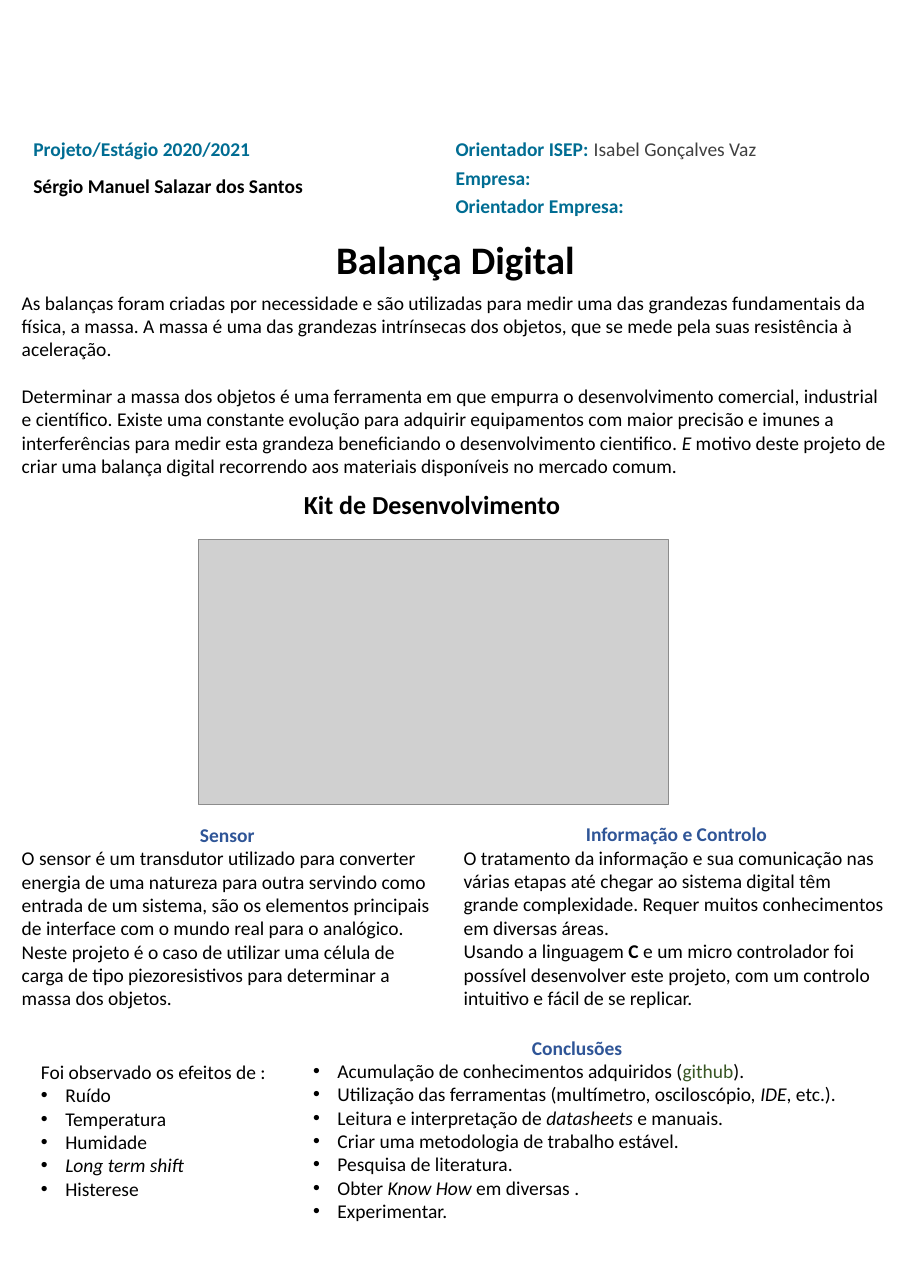
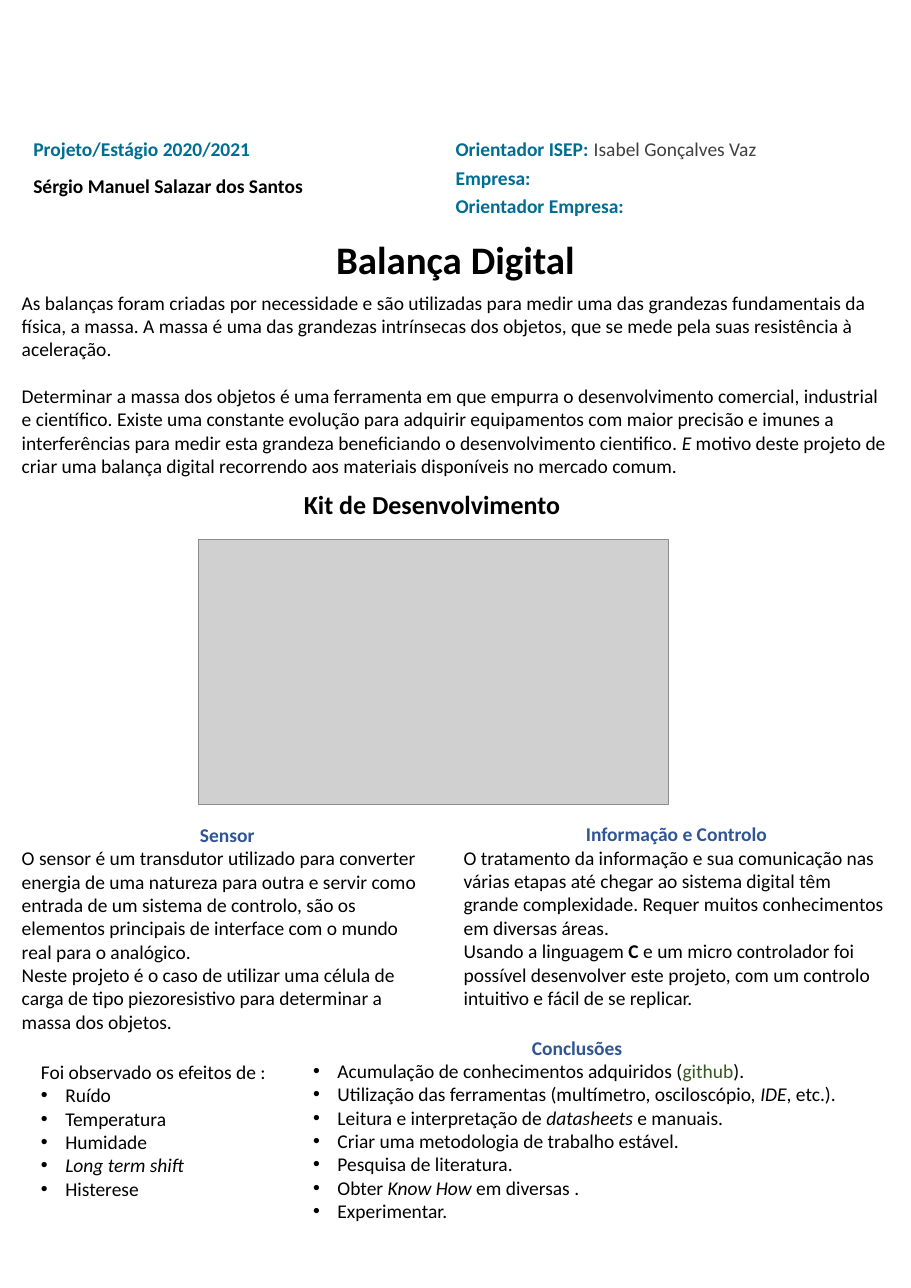
Before and after one commit to sergio1020881/PESTA2021, a slide deck: slide 1 of Zsend/PESTA-POSTER-1020881.pptx. Drawn at 911x1288 pixels with LibreOffice and Linux fonts; fonts in the diff are those of the drawing; grey boxes stand for pictures; background and template pictures are left out. Boxes give left, top, right and bottom in pixels: in the first picture for what was removed or moved away, otherwise in the second. Text is boxed around its words. In the diff, an @@ line names an element or a change of style, - is before the commit and + after.

```diff
--- a/Zsend/PESTA-POSTER-1020881.pptx
+++ b/Zsend/PESTA-POSTER-1020881.pptx
@@ text at [22, 851, 416, 1033]: text changed @@
-O sensor é um transdutor utilizado para converter energia de uma natureza para outra servindo como entrada de um sistema, são os elementos principais de interface com o mundo real para o analógico.
-Neste projeto é o caso de utilizar uma célula de carga de tipo piezoresistivos para determinar a massa dos objetos.
+O sensor é um transdutor utilizado para converter energia de uma natureza para outra e servir como entrada de um sistema de controlo, são os elementos principais de interface com o mundo real para o analógico.
+Neste projeto é o caso de utilizar uma célula de carga de tipo piezoresistivo para determinar a massa dos objetos.
```
Also in this commit, not shown: 4 other files.
